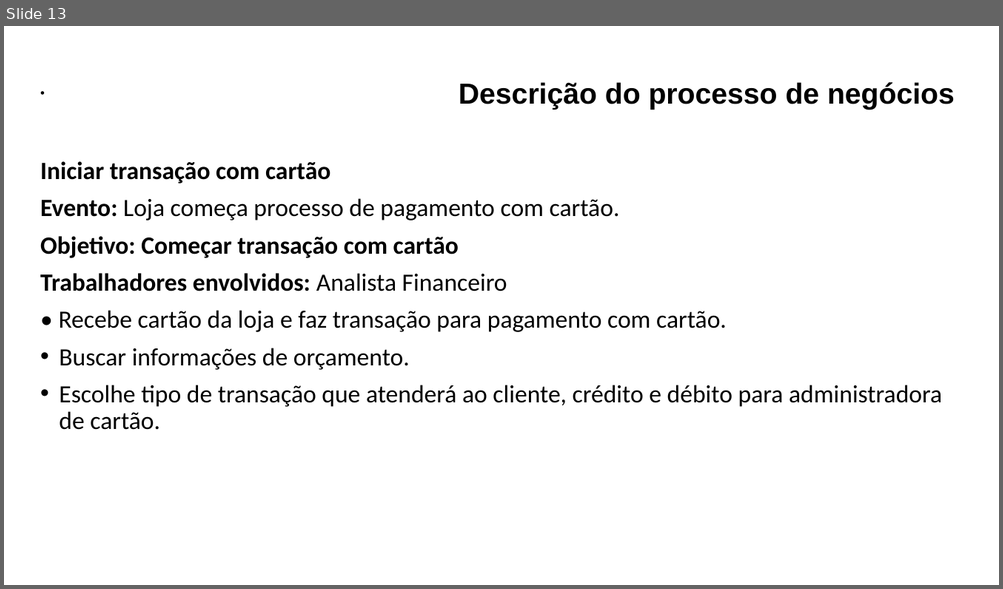
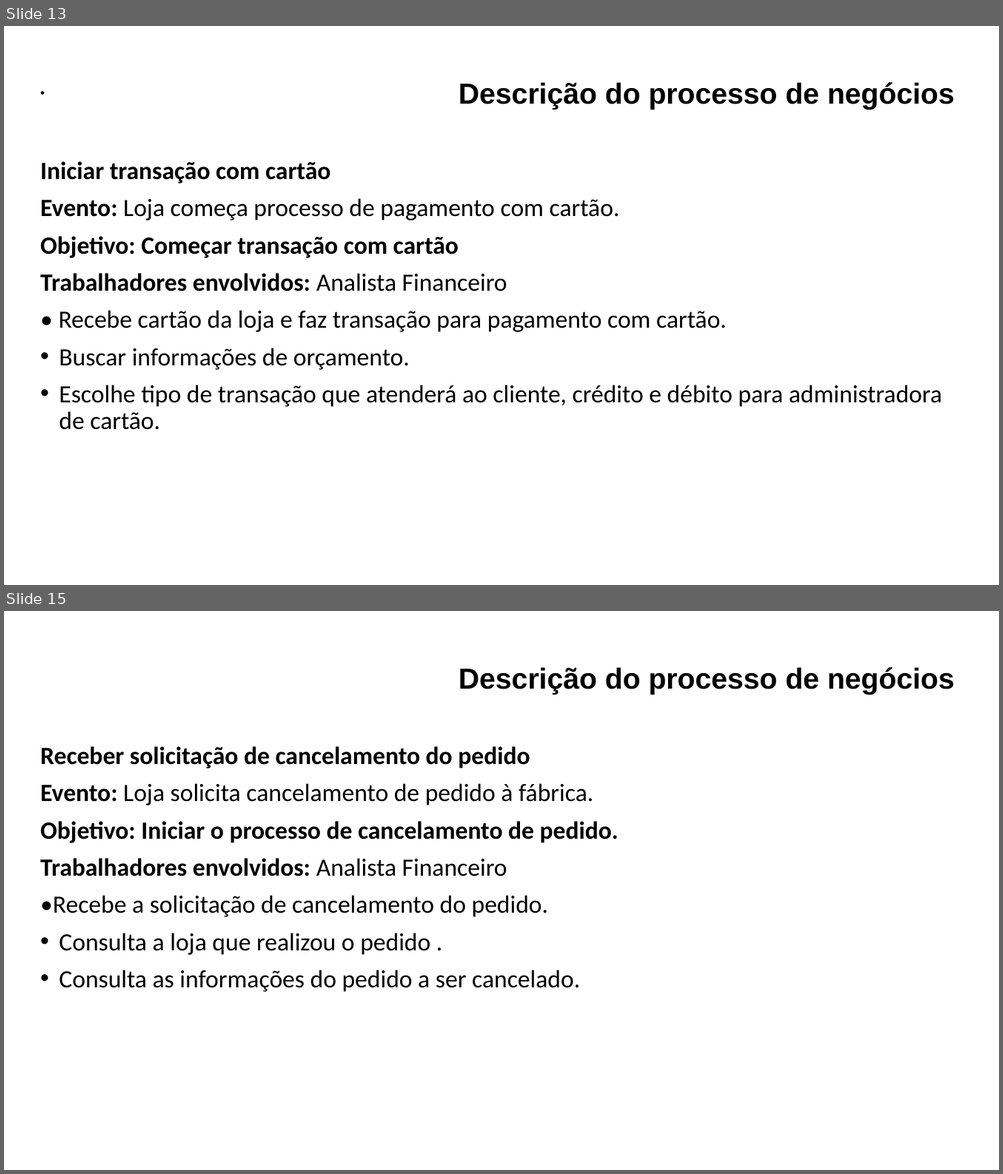
Before and after one commit to maapsystem/MaapSystem, a slide deck: artefatos/18 - Descrição de processos de Negócios.pptx. Shown one above the other, each under a label of ours: slide 13 before the commit, slides 13 and 15 after it; the slides between them are not shown. The pictures are 1003x589 and 1003x1174 pixels, drawn with LibreOffice and Linux fonts; fonts in the diff are those of the drawing. Boxes give left, top, right and bottom in pixels: in the first picture for what was removed or moved away, otherwise in the second. Text is boxed around its words. In the diff, an @@ line names an element or a change of style, - is before the commit and + after.

```diff
--- a/artefatos/18 - Descrição de processos de Negócios.pptx
+++ b/artefatos/18 - Descrição de processos de Negócios.pptx
@@ slide 15 added at [4,611,999,1170], background #FFFFFF @@
@@ text added at [40,667,954,992], 24 pt, text #000000 @@
+Descrição do processo de negócios
+Receber solicitação de cancelamento do pedido
+Evento: Loja solicita cancelamento de pedido à fábrica.
+Objetivo: Iniciar o processo de cancelamento de pedido.
+Trabalhadores envolvidos: Analista Financeiro
+•Recebe a solicitação de cancelamento do pedido.
+• Consulta a loja que realizou o pedido .
+• Consulta as informações do pedido a ser cancelado.
```
Also in this commit, not shown: 1 slide changed, 2 other slides added, 14 other files.
